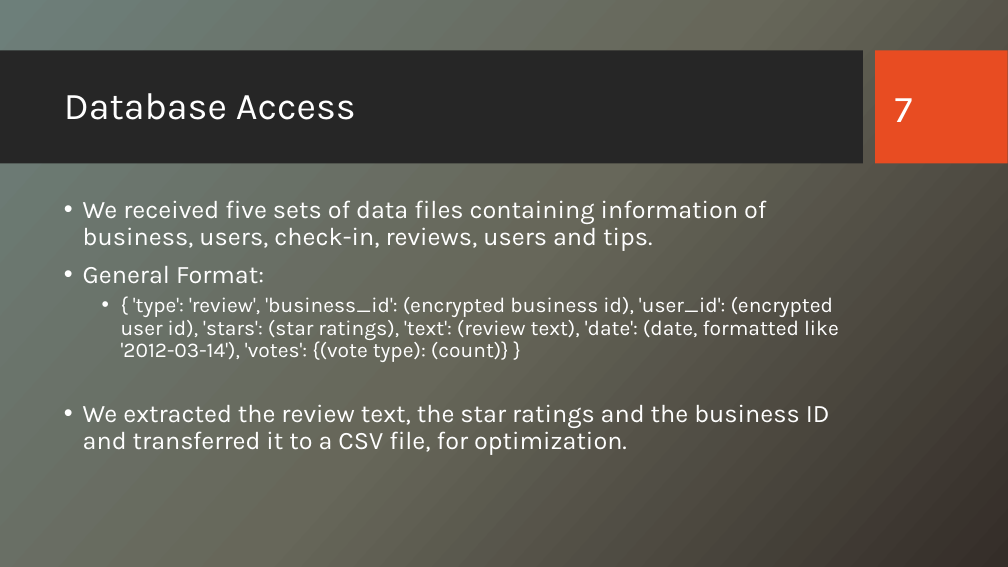
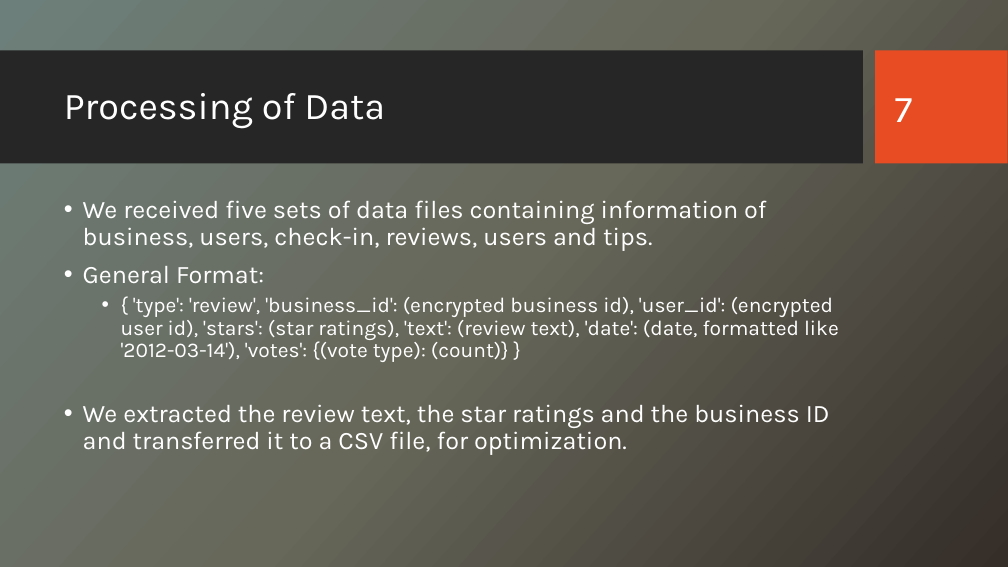
Before and after one commit to CS223-YelpReview/Yelp-NLP, a slide deck: slide 7 of Yelp Reviews – A Study.pptx. Drawn at 1008x567 pixels with LibreOffice and Linux fonts; fonts in the diff are those of the drawing; background and template pictures are left out. Boxes give left, top, right and bottom in pixels: in the first picture for what was removed or moved away, otherwise in the second. Text is boxed around its words. In the diff, an @@ line names an element or a change of style, - is before the commit and + after.

```diff
--- a/Yelp Reviews – A Study.pptx
+++ b/Yelp Reviews – A Study.pptx
@@ title at box(64, 93, 385, 128): text changed @@
-Database Access
+Processing of Data
```
Also in this commit, not shown: 5 other slides changed, 7 slides added, 1 slide removed.
